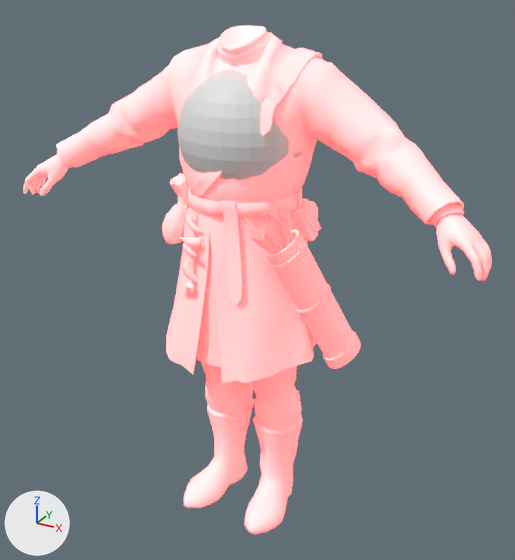
The FBX model units/archer/emp_archer_body_01.fbx as it was, and as the next commit left it.
Both versions are drawn from a camera (50 mm lens) standing at (1.012, -1.752, 1.701) and looking at (0.026, 0.041, 0.805). Every picture has the same lights, and +X, +Y and +Z are marked at lower left. Where no turn or scale is listed for an object, it has been applied to the vertices.

Names of what the first picture shows: 'c_head', 'emp_archer_body_01', 'emp_archer_body_01.001', 'emp_huntsman_quiver_01', 'emp_huntsman_quiver_01.001'.
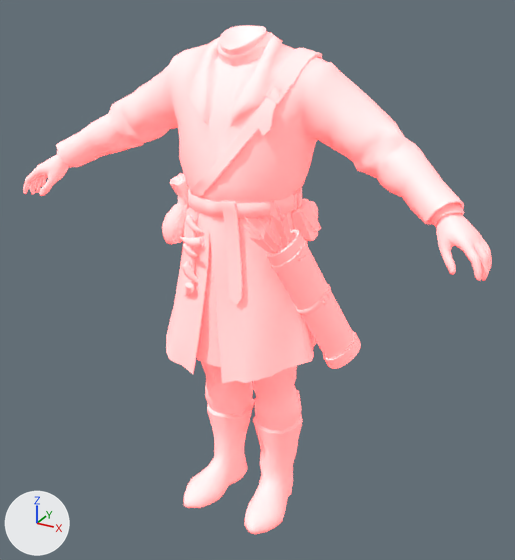
Pixel boxes (x1, y1, x2, y2) of what changed, in the pictures (515 x 560 px):
```json
{"object": "c_head", "change": "reshaped, moved, turned, rescaled", "before": [177, 69, 304, 180], "after": [23, 25, 492, 534]}
{"object": "emp_archer_body_01", "change": "unchanged, covered by the edit", "before": [197, 242, 221, 367]}
```

Scene script edits in JSON lines:
```json
{"op": "set", "path": "ob_c_head", "old": "bpy.data.objects.new('c_head', me_c_head)", "new": "bpy.data.objects.new('c_head', me_emp_archer_body_01)"}
{"op": "set", "path": "ob_c_head.location", "old": "(0.001, 0.01, 1.27)", "new": "(0.0, 0.0, 0.0)"}
{"op": "set", "path": "ob_c_head.rotation_euler", "old": "(0.0, 0.0, 0.0)", "new": "(1.571, 0.0, 0.0)", "note": "degrees (0, 0, 0) -> degrees (90, 0, 0)"}
{"op": "set", "path": "ob_c_head.scale", "old": "(-0.19, -0.19, -0.19)", "new": "(0.0254, 0.0254, 0.0254)"}
{"op": "set", "path": "ob_emp_archer_body_01_001", "old": "bpy.data.objects.new('emp_archer_body_01.001', me_emp_archer_body_01)", "new": "bpy.data.objects.new('emp_archer_body_01.001', me_emp_archer_body_01_001)"}
```
